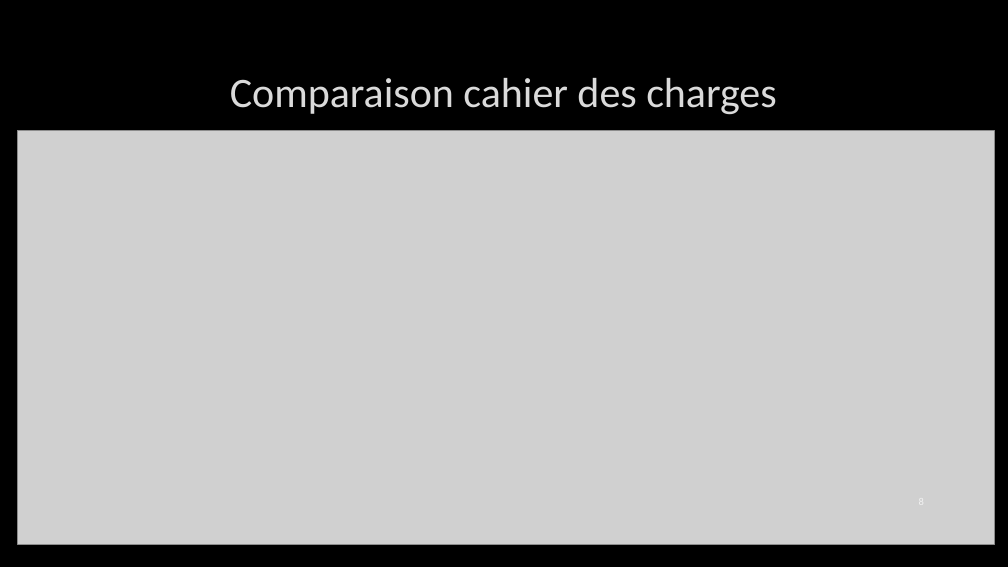
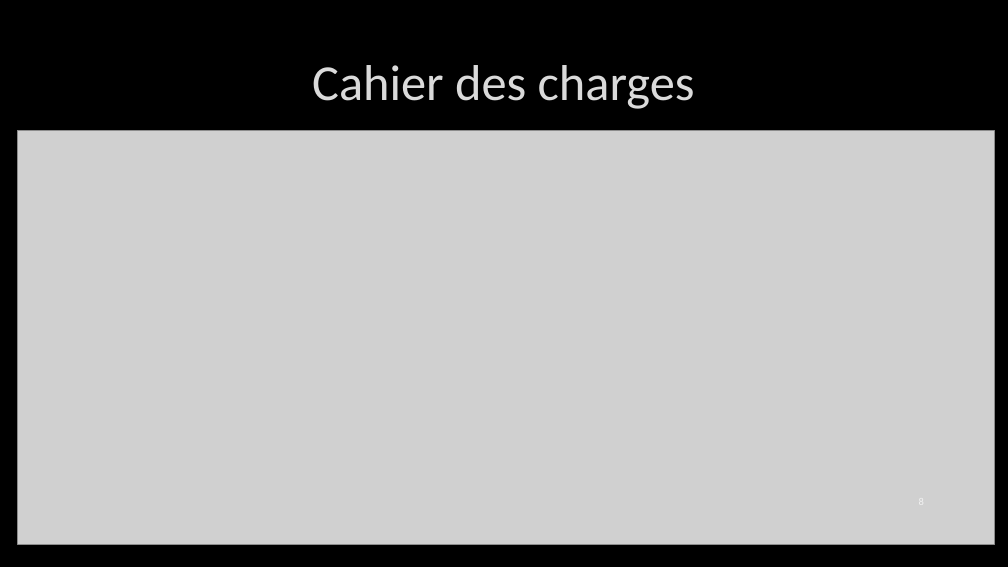
Before and after one commit to DavidVRLS/Git_EscapeJail, a slide deck: slide 8 of EscapeJail.pptx. Drawn at 1008x567 pixels with LibreOffice and Linux fonts; fonts in the diff are those of the drawing; grey boxes stand for pictures; background and template pictures are left out. Boxes give left, top, right and bottom in pixels: in the first picture for what was removed or moved away, otherwise in the second. Text is boxed around its words. In the diff, an @@ line names an element or a change of style, - is before the commit and + after.

```diff
--- a/EscapeJail.pptx
+++ b/EscapeJail.pptx
@@ title at (312,65,695,109): text changed; size 40 to 48 pt @@
-Comparaison cahier des charges
+Cahier des charges
```
Also in this commit, not shown: 7 other slides changed, 2 slides added, 1 slide removed.
